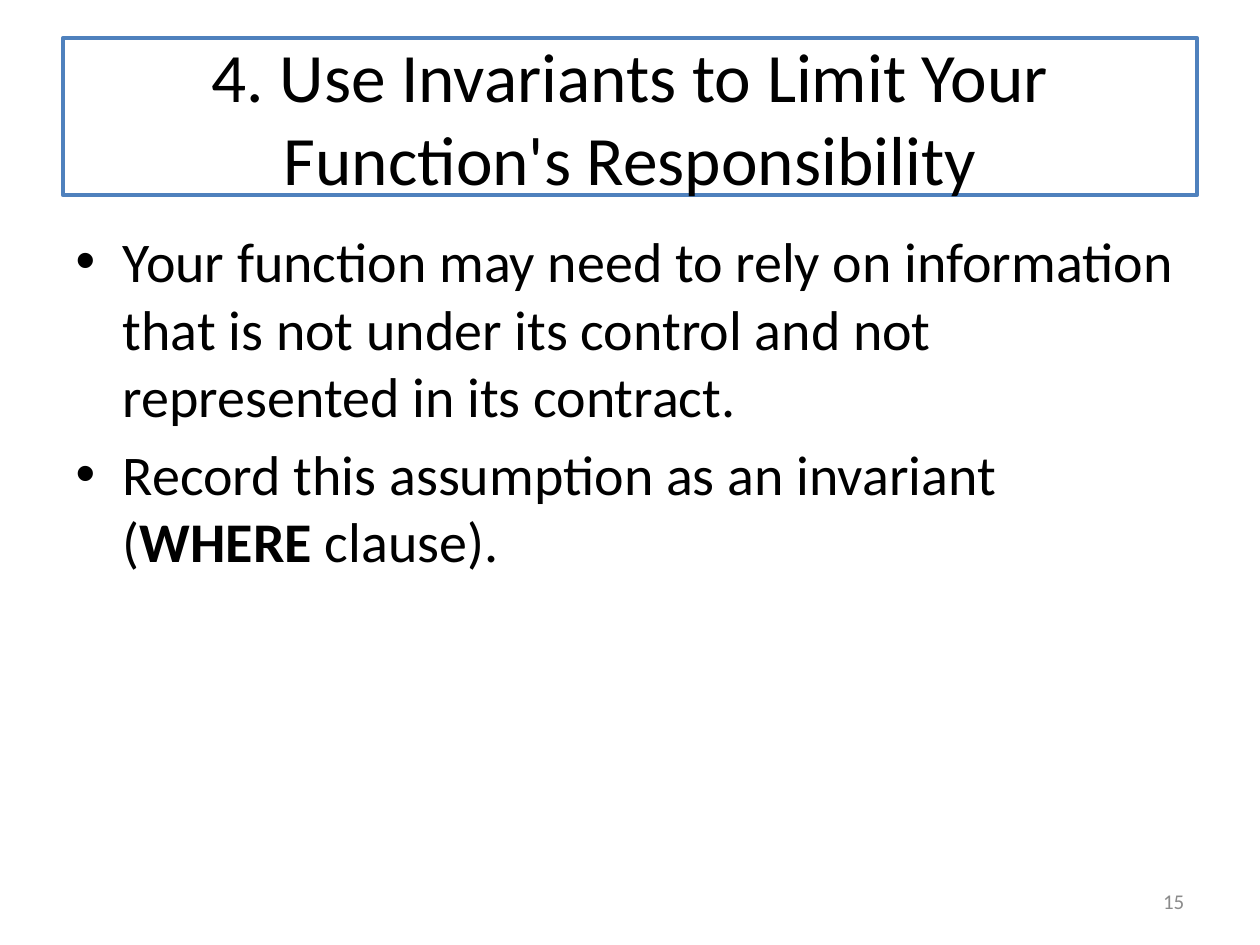
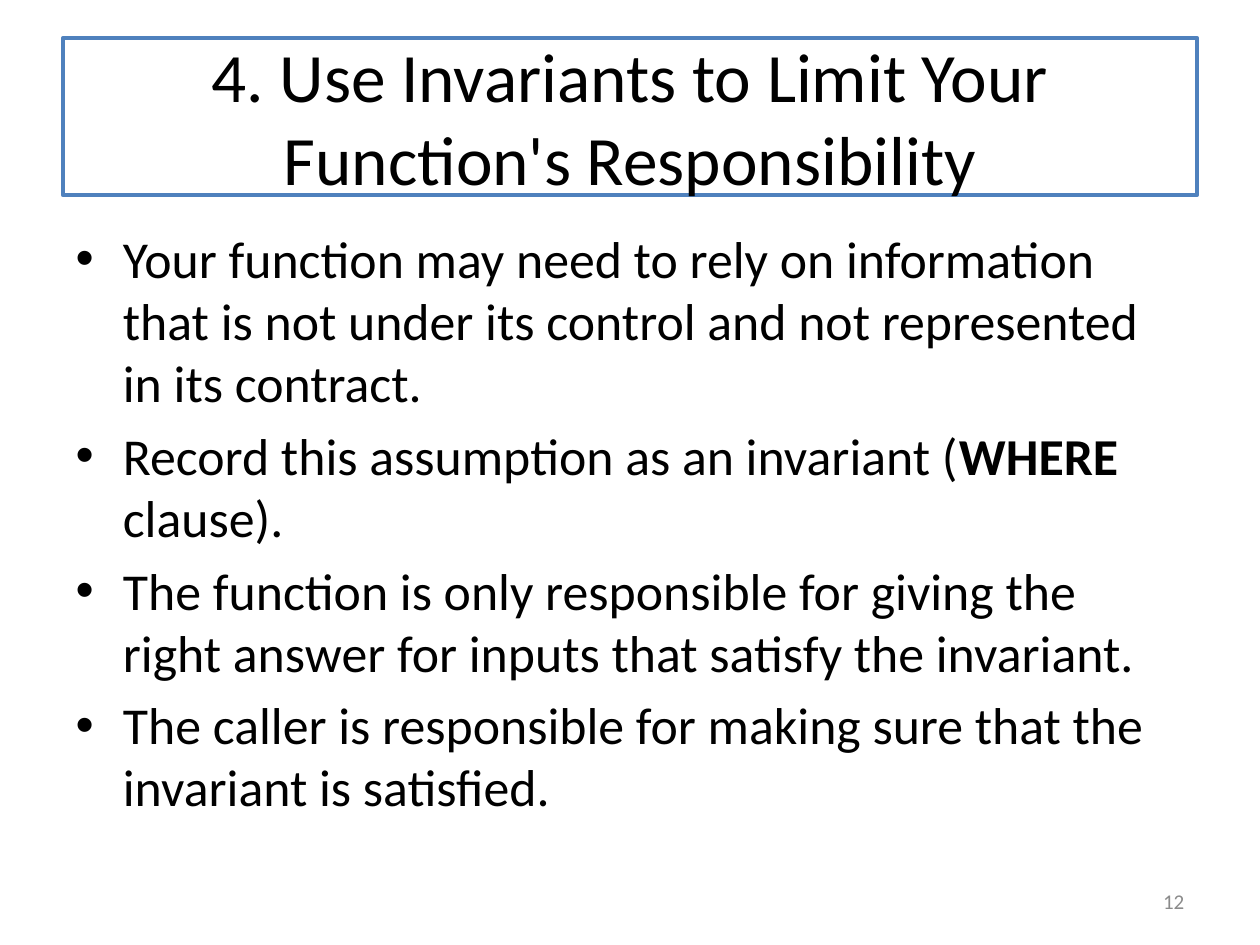
Before and after one commit to mwand/cs5010f17, a slide deck: slide 12 of Slides/Lesson 12.1 The Last Lecture.pptx (slide 15 before the commit). Drawn at 1260x945 pixels with LibreOffice and Linux fonts; fonts in the diff are those of the drawing. Boxes give left, top, right and bottom in pixels: in the first picture for what was removed or moved away, otherwise in the second. Text is boxed around its words. In the diff, an @@ line names an element or a change of style, - is before the commit and + after.

```diff
--- a/Slides/Lesson 12.1 The Last Lecture.pptx
+++ b/Slides/Lesson 12.1 The Last Lecture.pptx
@@ text at box(123, 242, 1138, 544): size 32 to 29.6 pt in "Your function may need to rely on ...", "Record this assumption as an invariant (WHERE ..." @@
@@ text at box(123, 574, 1143, 807): paragraphs added @@
+• The function is only responsible for giving the right answer for inputs that satisfy the invariant.
+• The caller is responsible for making sure that the invariant is satisfied.
@@ page number at box(1163, 895, 1184, 909): text changed @@
-15
+12
```
Also in this commit, not shown: 10 other slides changed, 1 slide added, 7 slides removed, 3 other files.
